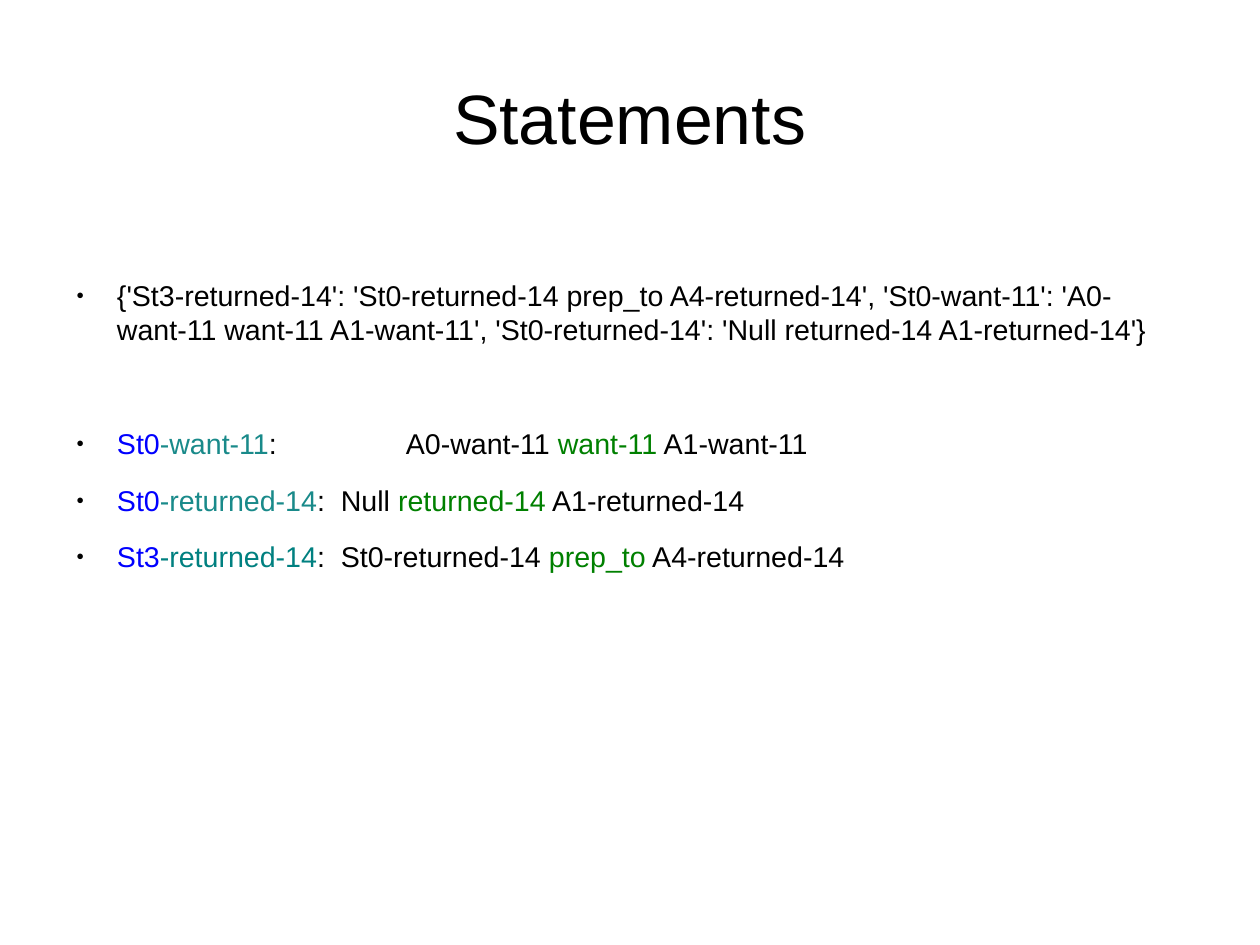
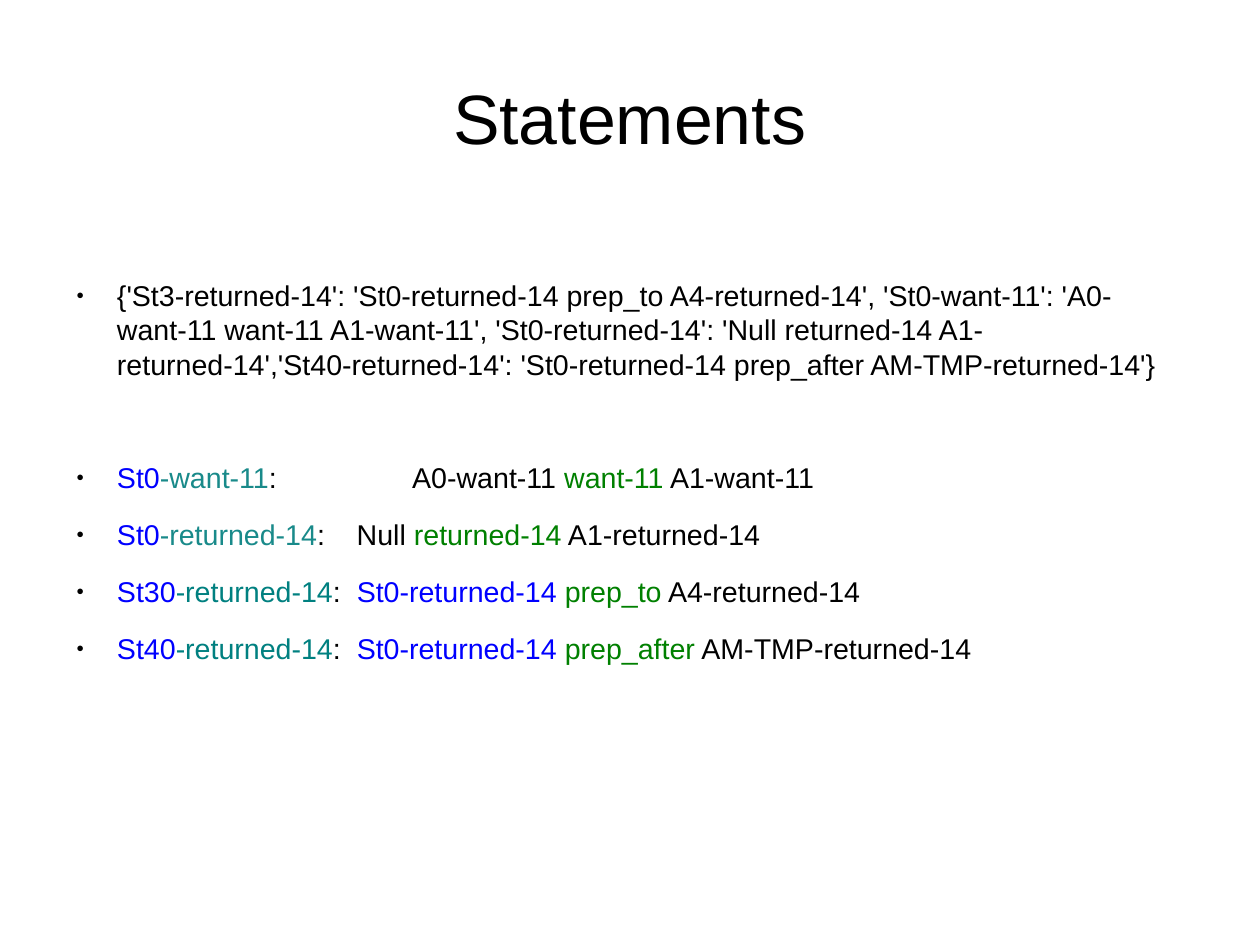
Before and after one commit to adreena/SemanticRoleMiner, a slide deck: slide 22 of testCases/TestCases.odp. Drawn at 1260x945 pixels with LibreOffice and Linux fonts; fonts in the diff are those of the drawing. Boxes give left, top, right and bottom in pixels: in the first picture for what was removed or moved away, otherwise in the second. Text is boxed around its words. In the diff, an @@ line names an element or a change of style, - is before the commit and + after.

Commit message:
AM statements added

```diff
--- a/testCases/TestCases.odp
+++ b/testCases/TestCases.odp
@@ text at box(117, 285, 1155, 380): text changed @@
-● {'St3-returned-14': 'St0-returned-14 prep_to A4-returned-14', 'St0-want-11': 'A0-want-11 want-11 A1-want-11', 'St0-returned-14': 'Null returned-14 A1-returned-14'}
+● {'St3-returned-14': 'St0-returned-14 prep_to A4-returned-14', 'St0-want-11': 'A0-want-11 want-11 A1-want-11', 'St0-returned-14': 'Null returned-14 A1-returned-14','St40-returned-14': 'St0-returned-14 prep_after AM-TMP-returned-14'}
@@ text at box(117, 581, 971, 664): text changed; text colour #000000 to #0000FF @@
-● St3-returned-14: St0-returned-14 prep_to A4-returned-14
+● St30-returned-14: St0-returned-14 prep_to A4-returned-14
+● St40-returned-14: St0-returned-14 prep_after AM-TMP-returned-14
```
Also in this commit, not shown: 1 other slide changed, 7 other files.
